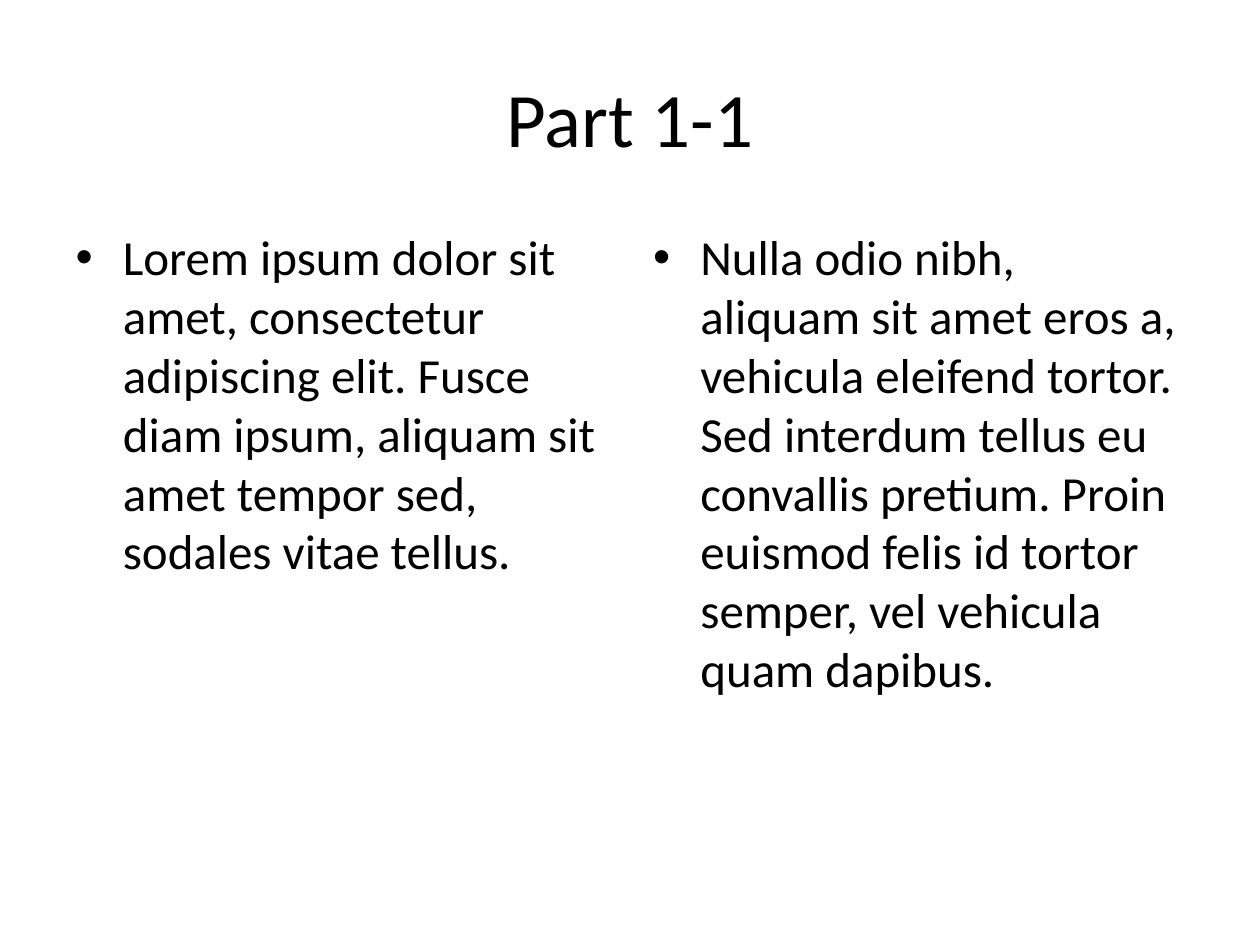
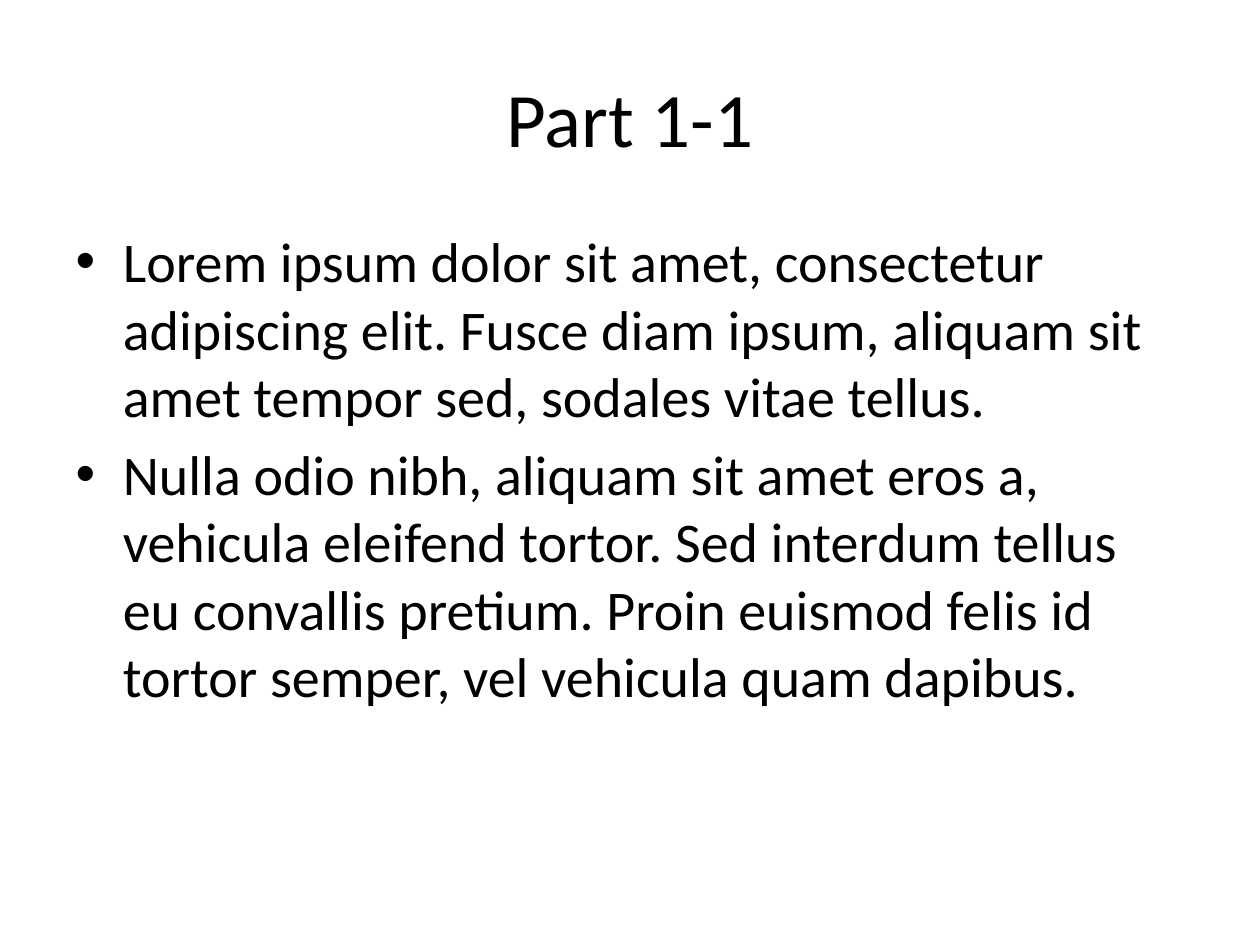
Before and after one commit to GremyTrullier/PFE-Text2Slide, a slide deck: slide 5 of python-pptx/testjson2.pptx (slide 3 before the commit). Drawn at 1260x945 pixels with LibreOffice and Linux fonts; fonts in the diff are those of the drawing. Boxes give left, top, right and bottom in pixels: in the first picture for what was removed or moved away, otherwise in the second. Text is boxed around its words. In the diff, an @@ line names an element or a change of style, - is before the commit and + after.

```diff
--- a/python-pptx/testjson2.pptx
+++ b/python-pptx/testjson2.pptx
@@ text at (123,243,1141,426): size 28 to 32 pt in "Lorem ipsum dolor sit amet, consectetur adipiscing ..." @@
@@ text removed at (700,241,1176,695) @@
-• Nulla odio nibh, aliquam sit amet eros a, vehicula eleifend tortor. Sed interdum tellus eu convallis pretium. Proin euismod felis id tortor semper, vel vehicula quam dapibus.
@@ text at (123,456,1117,706): paragraph added @@
+• Nulla odio nibh, aliquam sit amet eros a, vehicula eleifend tortor. Sed interdum tellus eu convallis pretium. Proin euismod felis id tortor semper, vel vehicula quam dapibus.
```
Also in this commit, not shown: 2 other slides changed, 4 slides added, 13 other files.
